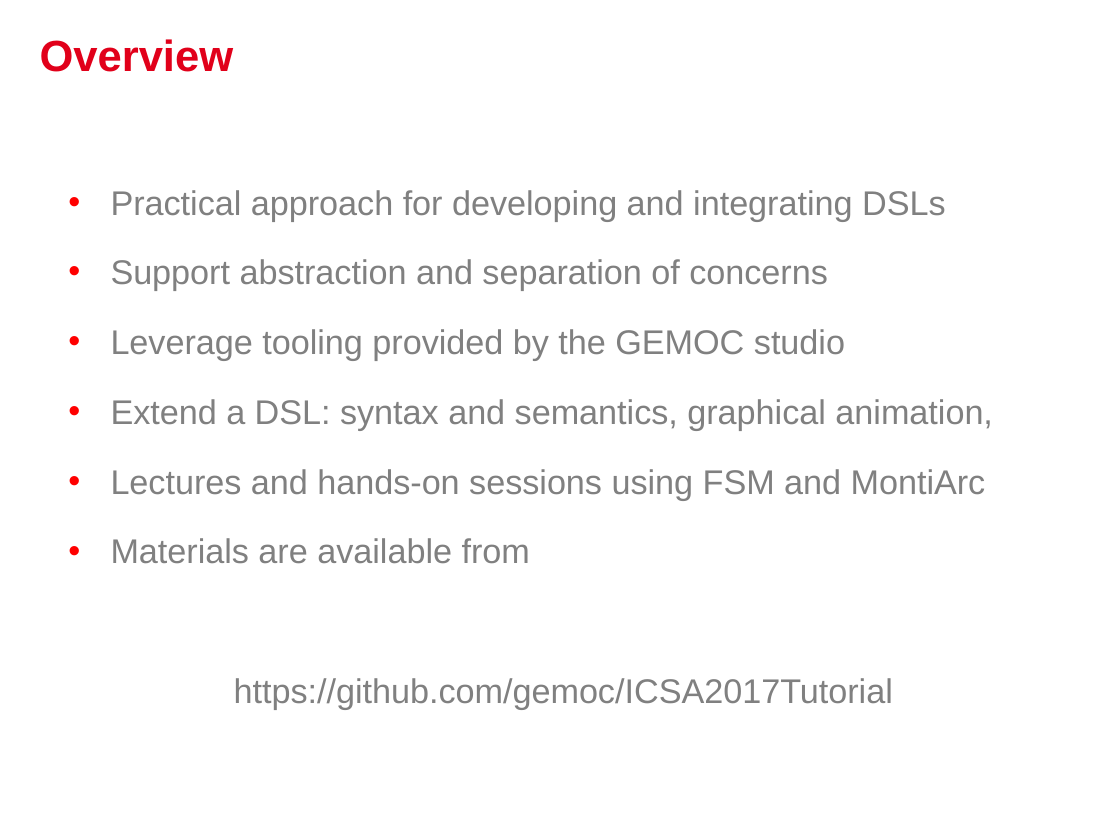
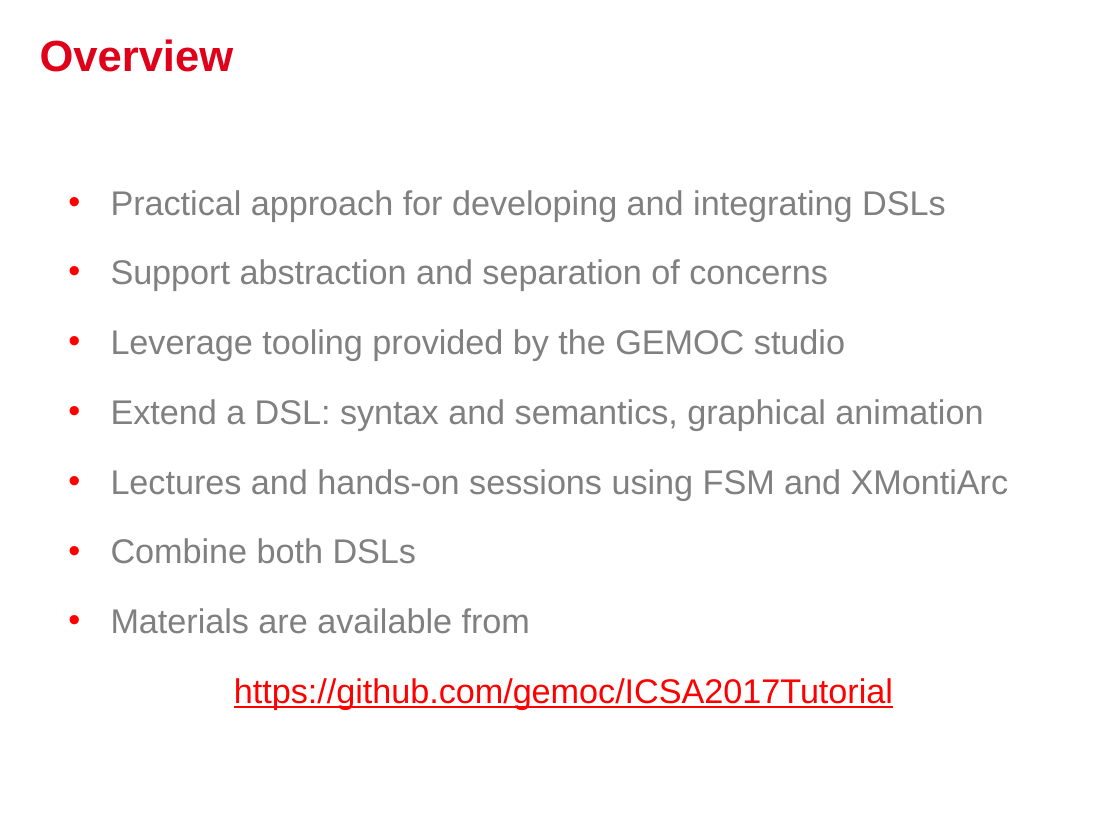
Before and after one commit to gemoc/ICSA2017Tutorial, a slide deck: slide 2 of slides/opening.pptx. Drawn at 1120x840 pixels with LibreOffice and Linux fonts; fonts in the diff are those of the drawing; background and template pictures are left out. Boxes give left, top, right and bottom in pixels: in the first picture for what was removed or moved away, otherwise in the second. Text is boxed around its words. In the diff, an @@ line names an element or a change of style, - is before the commit and + after.

```diff
--- a/slides/opening.pptx
+++ b/slides/opening.pptx
@@ text at (x1=111, y1=399, x2=1009, y2=564): text changed @@
-• Extend a DSL: syntax and semantics, graphical animation,
-• Lectures and hands-on sessions using FSM and MontiArc
+• Extend a DSL: syntax and semantics, graphical animation
+• Lectures and hands-on sessions using FSM and XMontiArc
+• Combine both DSLs
@@ text at (x1=111, y1=608, x2=893, y2=709): text colour #808080 to #FF0000, underline on in "https://github.com/gemoc/ICSA2017Tutorial" @@
```
Also in this commit, not shown: 3 other slides changed, 1 slide added, 1 other file.
